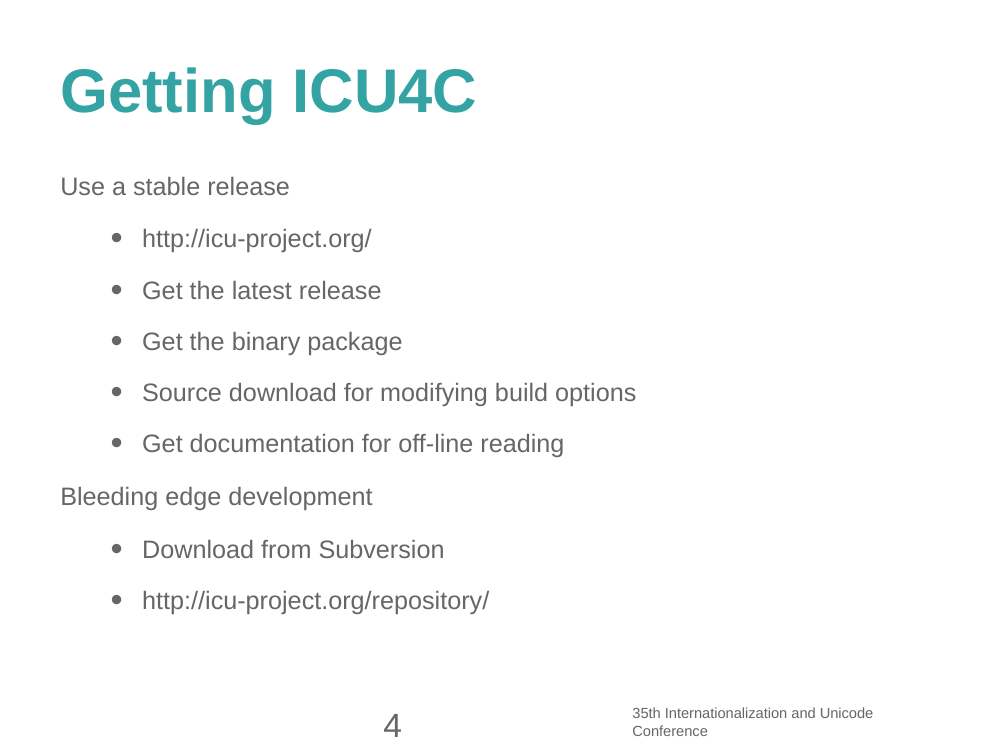
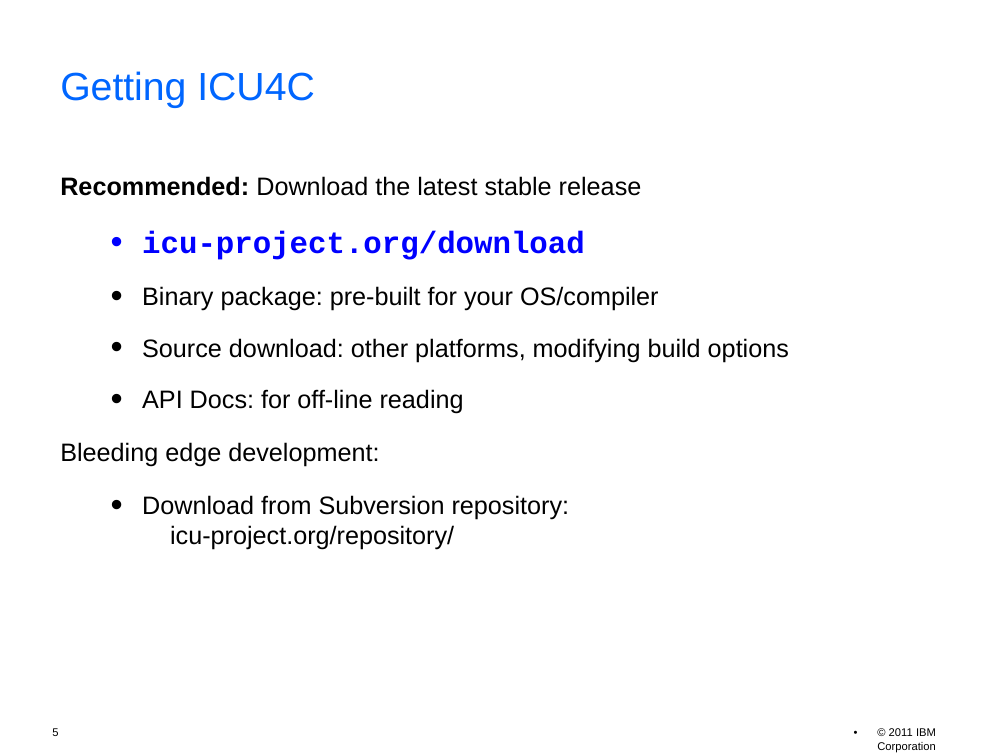
Before and after one commit to unicode-org/icu-docs, a slide deck: slide 5 of docs/pres/icu_workshop.odp (slide 4 before the commit). Drawn at 1008x756 pixels with LibreOffice and Linux fonts; fonts in the diff are those of the drawing; background and template pictures are left out. Boxes give left, top, right and bottom in pixels: in the first picture for what was removed or moved away, otherwise in the second. Text is boxed around its words. In the diff, an @@ line names an element or a change of style, - is before the commit and + after.

```diff
--- a/docs/pres/icu_workshop.odp
+++ b/docs/pres/icu_workshop.odp
@@ title "Getting ICU4C" at (60, 71, 315, 108): size 44 to 28 pt, text colour #33A3A3 to #0066FF, bold off; line spacing 1 to 0.9 @@
@@ text at (60, 176, 789, 550): text changed; text colour #666666 to #000000 @@
-Use a stable release
-  • http://icu-project.org/
-  • Get the latest release
-  • Get the binary package
-  • Source download for modifying build options
-  • Get documentation for off-line reading
-Bleeding edge development
-  • Download from Subversion
-  • http://icu-project.org/repository/
+Recommended: Download the latest stable release
+  • icu-project.org/download
+  • Binary package: pre-built for your OS/compiler
+  • Source download: other platforms, modifying build options
+  • API Docs: for off-line reading
+Bleeding edge development:
+  • Download from Subversion repository:
+    icu-project.org/repository/
@@ page number removed at (383, 714, 402, 737) @@
-4
@@ text removed at (632, 707, 874, 736) @@
-35th Internationalization and Unicode Conference
@@ page number added at (52, 728, 58, 736), 8 pt, text #000000 @@
+5
@@ text added at (877, 728, 936, 752), 8 pt, text #000000 @@
+• © 2011 IBM Corporation
```
Also in this commit, not shown: 58 other slides changed, 3 slides added, 1 slide removed, 3 other files.
